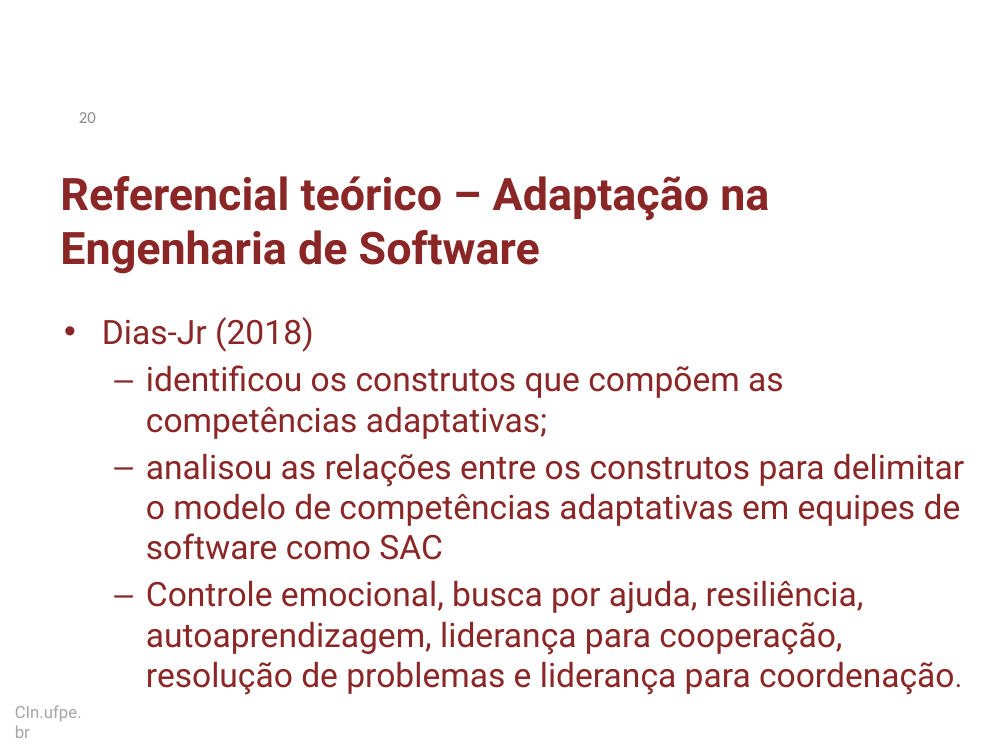
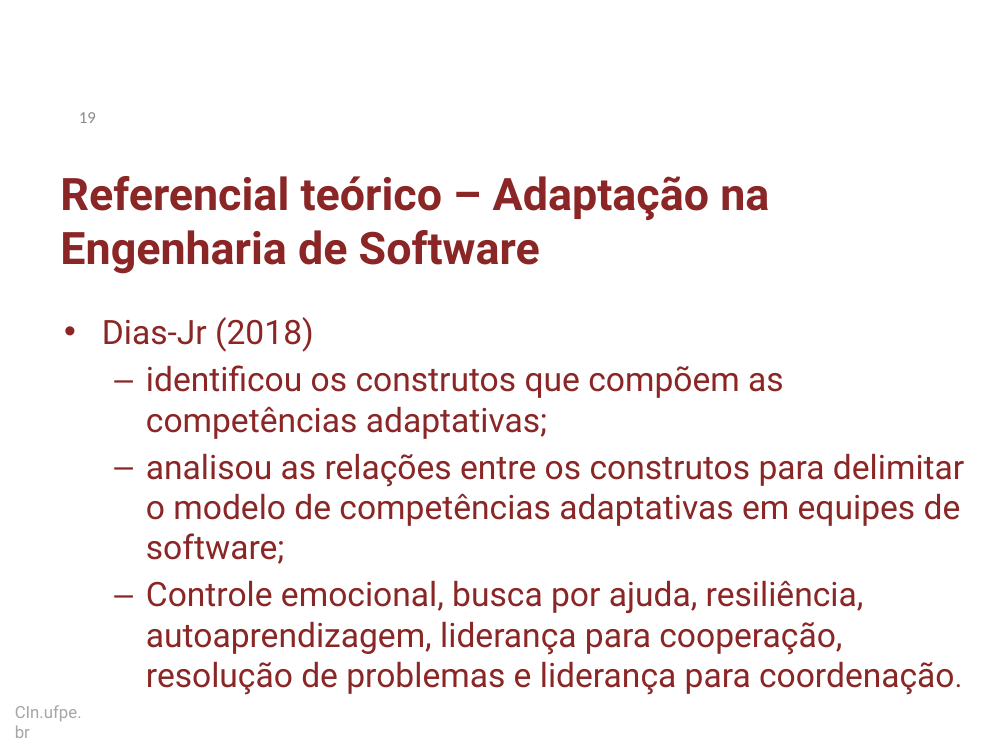
Before and after one commit to dan1lo/doutoradoR, a slide deck: slide 19 of apresentacao doutorado simplificado.pptx (slide 20 before the commit). Drawn at 1008x756 pixels with LibreOffice and Linux fonts; fonts in the diff are those of the drawing; background and template pictures are left out. Boxes give left, top, right and bottom in pixels: in the first picture for what was removed or moved away, otherwise in the second. Text is boxed around its words. In the diff, an @@ line names an element or a change of style, - is before the commit and + after.

```diff
--- a/apresentacao doutorado simplificado.pptx
+++ b/apresentacao doutorado simplificado.pptx
@@ page number at box(79, 112, 96, 123): text changed @@
-20
+19
@@ text at box(146, 453, 964, 564): text changed @@
-  – analisou as relações entre os construtos para delimitar o modelo de competências adaptativas em equipes de software como SAC
+  – analisou as relações entre os construtos para delimitar o modelo de competências adaptativas em equipes de software;
```
Also in this commit, not shown: 6 other slides changed, 2 slides added, 5 slides removed, 1 other file.
